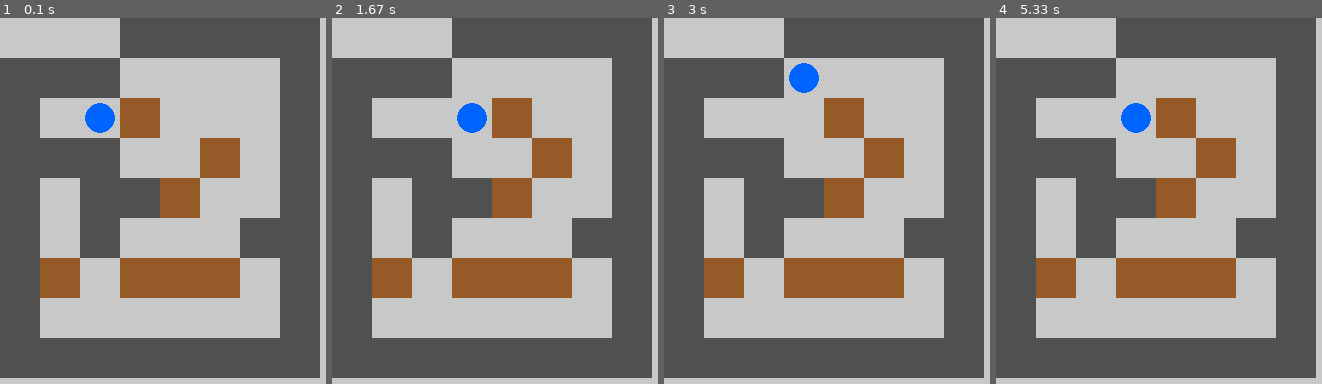
Above: before the commit, frames 1-4 (left to right).
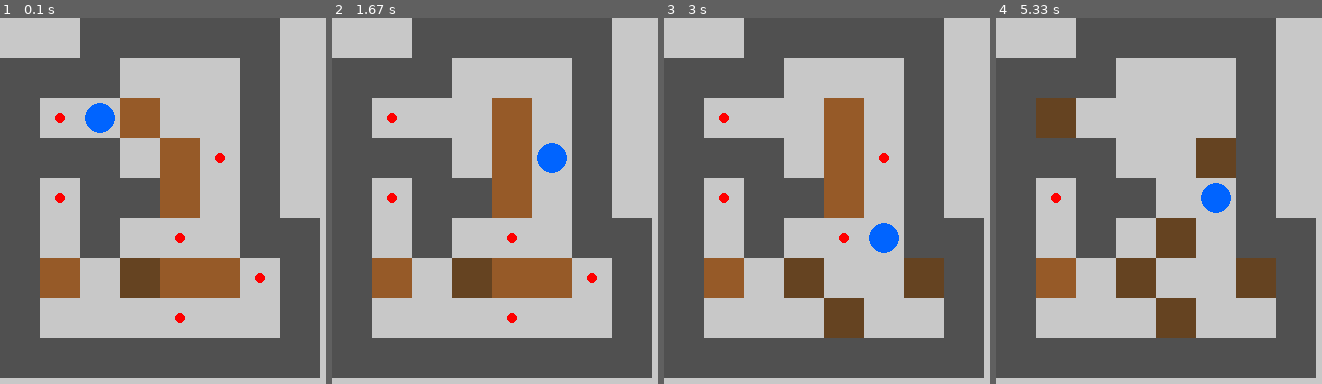
Above: after the commit, the same moments.

Repository: anle2072006/pygame
Game: pygame game, started from source/task1_single_agent/gui_single.py
Same seed, same stepped clock (60 frames per second), same inputs: the game is played once before the commit and once after it.
Inputs:
- Up to frame 1 (0.1 s): no input
- Up to frame 2 (1.67 s): tap Space at 0.33 s; hold Space 0.67-1.13 s; hold Right 0.67-1.13 s
- Up to frame 3 (3 s): hold Up 1.67-2.13 s; hold Left from 2.67 s (still down)
- Up to frame 4 (5.33 s): release Left at 3.2 s; hold Down 3.23-3.7 s

The runs differ from the first frame. In frame 1, 18% of the frame differs, in the area x 16-99%, y 0-84%; in frame 2, 18%; in frame 3, 24%; in frame 4, 28%, in the area x 12-99%, y 0-88%.

Commit message:
thuat toan a* va ucs

Diff:
--- /dev/null
+++ b/source/task1_single_agent/algorithms.py
@@ -0,0 +1,99 @@
+import heapq
+from board import find_next_state, goal, find_goal
+
+def uniform_cost_search(grid, initial_state, goal_posit):
+    # Hàng đợi ưu tiên (Priority Queue) lưu trữ: (chi_phí, ID, trạng_thái, đường_đi)
+    # Dùng thêm một biến counter (ID) để tránh lỗi so sánh tuple khi chi phí bằng nhau
+    counter = 0
+    frontier = []
+    heapq.heappush(frontier, (0, counter, initial_state, []))
+
+    # Tập hợp các trạng thái đã duyệt để tránh lặp (Visited set)
+    # Trạng thái được biểu diễn bằng (agent_posit, box_posit)
+    explored = set()
+
+    directions = ['North', 'South', 'East', 'West']
+
+    while frontier:
+        cost, _, current_state, path = heapq.heappop(frontier)
+
+        agent_posit, box_posit = current_state
+
+        # Kiểm tra nếu đạt trạng thái đích
+        if goal(box_posit, goal_posit):
+            return path, cost
+
+        if current_state in explored:
+            continue
+
+        explored.add(current_state)
+
+        # Duyệt qua các hướng di chuyển có thể
+        for action in directions:
+            # Gọi hàm để sinh trạng thái tiếp theo
+            next_state = find_next_state(grid, current_state, action)
+
+            if next_state is not None:
+                if next_state not in explored:
+                    counter += 1
+                    # Mỗi bước di chuyển tốn chi phí là 1
+                    new_cost = cost + 1
+                    new_path = path + [action]
+                    heapq.heappush(frontier, (new_cost, counter, next_state, new_path))
+
+    return None, 0 # Trả về None nếu không tìm thấy đường đi
+
+# Heuristic
+def chebyshev_distance(point1, point2):
+    return max(abs(point1[0] - point2[0]), abs(point1[1] - point2[1]))
+
+def heuristic(box_posit, goal_posit):
+    total_distance = 0
+    # Tính tổng khoảng cách từ mỗi thùng đến mục tiêu gần nhất của nó
+    for b in box_posit:
+        # Tìm mục tiêu gần nhất bằng Chebyshev
+        min_dist = min([chebyshev_distance(b, g) for g in goal_posit])
+        total_distance += min_dist
+    return total_distance
+
+# A*
+def a_star_search(grid, initial_state, goal_posit):
+    counter = 0
+    frontier = []
+
+    # Tính h ban đầu
+    start_h = heuristic(initial_state[1], goal_posit)
+
+    # Hàng đợi lưu: (f_cost, ID, g_cost, current_state, path)
+    heapq.heappush(frontier, (start_h, counter, 0, initial_state, []))
+
+    explored = set()
+    directions = ['North', 'South', 'East', 'West']
+
+    while frontier:
+        f_cost, _, g_cost, current_state, path = heapq.heappop(frontier)
+        agent_posit, box_posit = current_state
+
+        if goal(box_posit, goal_posit):
+            return path, g_cost
+
+        if current_state in explored:
+            continue
+
+        explored.add(current_state)
+
+        for action in directions:
+            next_state = find_next_state(grid, current_state, action)
+
+            if next_state is not None and next_state not in explored:
+                counter += 1
+                new_g_cost = g_cost + 1
+                new_path = path + [action]
+
+                # Tính Heuristic cho trạng thái mới
+                h_cost = heuristic(next_state[1], goal_posit)
+                new_f_cost = new_g_cost + h_cost
+
+                heapq.heappush(frontier, (new_f_cost, counter, new_g_cost, next_state, new_path))
+
+    return None, 0
--- a/task1_single_agent/board.py
+++ b/source/task1_single_agent/board.py
@@ -1,6 +1,6 @@
 def read_map(filepath):
     grid =[]
-    with open(filepath, 'r') as f:#with giúp tự động đóng file sau khi đọc xong tránh lãng phí tài nguyên
+    with open(filepath, 'r') as f: #with giúp tự động đóng file sau khi đọc xong tránh lãng phí tài nguyên
         for line in f:
             row = line.rstrip('\r\n') #chỉ bỏ ký tư xuống dòng k bỏ các khoảng trắng tránh bị hư hỏng ma trận
             grid.append(row)
--- /dev/null
+++ b/source/task1_single_agent/example_map.txt
@@ -0,0 +1,9 @@
+  %%%%%
+%%%   %
+%DAB  %
+%%% BD%
+%D%%B %
+% % D %%
+%B CBBD%
+%   D  %
+%%%%%%%%
--- /dev/null
+++ b/source/task1_single_agent/experiments.py
@@ -0,0 +1,102 @@
+import time
+import heapq
+from board import read_map, find_agentandboxes, find_goal, find_next_state
+from algorithms import heuristic
+
+def search_experiment(grid, initial_state, goal_posit, algorithm='A*'):
+    counter = 0
+    frontier = []
+
+    start_h = heuristic(initial_state[1], goal_posit)
+    # Hàng đợi: (f_cost, ID, g_cost, current_state, path)
+    if algorithm == 'A*':
+        heapq.heappush(frontier, (start_h, counter, 0, initial_state, []))
+    else: # UCS
+        heapq.heappush(frontier, (0, counter, 0, initial_state, []))
+
+    explored = set()
+    directions = ['North', 'South', 'East', 'West']
+
+    # Biến kiểm tra tính chất Heuristic (Yêu cầu 4)
+    is_consistent = True
+
+    start_time = time.time()
+
+    while frontier:
+        f_cost, _, g_cost, current_state, path = heapq.heappop(frontier)
+        agent_posit, box_posit = current_state
+
+        if box_posit == goal_posit:
+            end_time = time.time()
+            execution_time = (end_time - start_time) * 1000 # Đổi ra ms
+            space_complexity = len(explored) # Số node đã lưu trong bộ nhớ
+            return path, execution_time, space_complexity, is_consistent
+
+        if current_state in explored:
+            continue
+
+        explored.add(current_state)
+        current_h = heuristic(box_posit, goal_posit)
+
+        for action in directions:
+            next_state = find_next_state(grid, current_state, action)
+
+            if next_state is not None and next_state not in explored:
+                counter += 1
+                new_g_cost = g_cost + 1
+                new_path = path + [action]
+
+                next_h = heuristic(next_state[1], goal_posit)
+
+                # Kiểm tra tính nhất quán (Consistency): h(n) <= c(n, a, n') + h(n')
+                # Trong bài toán này c(n, a, n') = 1
+                if current_h > 1 + next_h:
+                    is_consistent = False
+
+                if algorithm == 'A*':
+                    new_f_cost = new_g_cost + next_h
+                else:
+                    new_f_cost = new_g_cost
+
+                heapq.heappush(frontier, (new_f_cost, counter, new_g_cost, next_state, new_path))
+
+    return None, 0, len(explored), is_consistent
+
+if __name__ == "__main__":
+    grid = read_map("example_map.txt")
+    initial_state = (find_agentandboxes(grid)[0], find_agentandboxes(grid)[1])
+    goal_posit = find_goal(grid)
+
+    print("="*40)
+    print("THỰC NGHIỆM YÊU CẦU 3 & 4 (SOKOBAN)")
+    print("="*40)
+
+    # 1. Chạy Uniform Cost Search (UCS)
+    print("Đang chạy thuật toán UCS...")
+    ucs_path, ucs_time, ucs_space, _ = search_experiment(grid, initial_state, goal_posit, algorithm='UCS')
+
+    # 2. Chạy A* Search
+    print("Đang chạy thuật toán A*...")
+    astar_path, astar_time, astar_space, astar_consistent = search_experiment(grid, initial_state, goal_posit, algorithm='A*')
+
+    # --- BÁO CÁO YÊU CẦU 3: SO SÁNH ĐỘ PHỨC TẠP ---
+    print("\n[YÊU CẦU 3] - BẢNG SO SÁNH ĐỘ PHỨC TẠP")
+    print(f"{'Thuật toán':<15} | {'Thời gian (ms)':<15} | {'Không gian (Nodes)':<15}")
+    print("-" * 55)
+    print(f"{'UCS':<15} | {ucs_time:<15.2f} | {ucs_space:<15}")
+    print(f"{'A* Search':<15} | {astar_time:<15.2f} | {astar_space:<15}")
+
+    # --- BÁO CÁO YÊU CẦU 4: KIỂM TRA HEURISTIC ---
+    print("\n[YÊU CẦU 4] - ĐÁNH GIÁ TÍNH CHẤT HEURISTIC (Chebyshev)")
+
+    # Admissibility Check
+    start_heuristic_val = heuristic(initial_state[1], goal_posit)
+    actual_optimal_cost = len(astar_path)
+    is_admissible = start_heuristic_val <= actual_optimal_cost
+
+    print(f"- Heuristic tại điểm xuất phát h(start): {start_heuristic_val}")
+    print(f"- Chi phí thực tế tối ưu h*(start): {actual_optimal_cost}")
+    print(f"-> Tính chấp nhận được (Admissibility) [h(n) <= h*(n)]: {'THỎA MÃN' if is_admissible else 'KHÔNG THỎA MÃN'}")
+
+    # Consistency Check
+    print(f"-> Tính nhất quán (Consistency) [h(n) <= c + h(n')]: {'THỎA MÃN' if astar_consistent else 'KHÔNG THỎA MÃN'}")
--- /dev/null
+++ b/source/task1_single_agent/gui_single.py
@@ -0,0 +1,110 @@
+import pygame
+from board import read_map, wall, find_agentandboxes, find_next_state, find_goal
+from algorithms import a_star_search, uniform_cost_search
+
+pygame.init()
+
+WIDTH = 500
+HEIGHT = 500
+TILE_SIZE = 40
+
+screen = pygame.display.set_mode((WIDTH, HEIGHT))
+pygame.display.set_caption("Sokoban Game")
+
+# Khởi tạo dữ liệu bản đồ
+grid = read_map("example_map.txt")
+agent_posit, box_posit = find_agentandboxes(grid)
+goal_posit = find_goal(grid)
+
+running  = True
+clock = pygame.time.Clock()
+
+# Các biến phục vụ cho AI tự động di chuyển
+solution_path = []
+step_index = 0
+ai_running = False
+last_move_time = 0
+move_delay = 200
+
+while running:
+    current_time = pygame.time.get_ticks()
+
+    for event in pygame.event.get():
+        if event.type == pygame.QUIT:
+            running = False
+
+        if event.type == pygame.KEYDOWN:#di chuyen
+            if event.key == pygame.K_SPACE and not ai_running:
+                print("Đang tìm đường bằng A*...")
+                solution_path, cost = uniform_cost_search(grid, (agent_posit, box_posit), goal_posit)
+
+                if solution_path:
+                    print(f"Đã tìm thấy đường đi! Tổng chi phí: {cost} bước.")
+                    ai_running = True
+                    step_index = 0
+                    last_move_time = current_time
+                else:
+                    print("Không tìm thấy đường đi.")
+
+            # Logic di chuyển
+            direction = None
+            if event.key == pygame.K_UP:
+                direction = 'North'
+            elif event.key == pygame.K_DOWN:
+                direction = 'South'
+            elif event.key == pygame.K_LEFT:
+                direction = 'West'
+            elif event.key == pygame.K_RIGHT:
+                direction = 'East'
+
+            if direction is not None and not ai_running:
+                result = find_next_state(grid, (agent_posit, box_posit), direction)
+                if result is not None:
+                    agent_posit, box_posit = result
+
+    # Xử lý cho AI tự động đi từng bước theo danh sách hành động tìm được
+    if ai_running and step_index < len(solution_path):
+        if current_time - last_move_time > move_delay:
+            action = solution_path[step_index]
+            result = find_next_state(grid, (agent_posit, box_posit), action)
+            if result is not None:
+                agent_posit, box_posit = result
+            step_index += 1
+            last_move_time = current_time
+    elif ai_running and step_index >= len(solution_path):
+        # Dừng AI khi đã đi hết đường
+        ai_running = False
+
+    # Vẽ nền
+    screen.fill((200, 200, 200))
+
+    for y in range(len(grid)):# vẽ tường
+        for x in range(len(grid[y])):
+            if wall(grid, x, y):
+                pygame.draw.rect(screen,(80, 80, 80), (x * TILE_SIZE, y * TILE_SIZE, TILE_SIZE, TILE_SIZE))
+
+    # Vẽ điểm mục tiêu
+    for (gx, gy) in goal_posit:
+        pygame.draw.circle(screen, (255, 0, 0), (gx * TILE_SIZE + TILE_SIZE // 2, gy * TILE_SIZE + TILE_SIZE // 2), 5)
+
+    # Vẽ thùng
+    for (bx, by) in box_posit:
+        if (bx, by) in goal_posit:
+            # Thùng nằm trên mục tiêu sẽ có màu nâu sậm
+            pygame.draw.rect(screen, (101, 67, 33), (bx * TILE_SIZE, by * TILE_SIZE, TILE_SIZE, TILE_SIZE))
+        else:
+            # Thùng bình thường
+            pygame.draw.rect(screen, (150, 90, 40), (bx * TILE_SIZE, by * TILE_SIZE, TILE_SIZE, TILE_SIZE))
+
+    # Vẽ nhân vật
+    if agent_posit is not None:
+        center_x = agent_posit[0] * TILE_SIZE + TILE_SIZE // 2
+        center_y = agent_posit[1] * TILE_SIZE + TILE_SIZE // 2
+        radius = TILE_SIZE // 2 - 5
+
+        pygame.draw.circle(screen, (0, 100, 255), (center_x, center_y), radius)
+
+    pygame.display.flip()
+    clock.tick(60) #giới hạn fps
+
+pygame.quit()
--- a/task1_single_agent/example_map.txt
+++ /dev/null
@@ -1,9 +0,0 @@
-   %%%%%
-%%%    %
-%DAB   %
-%%%  BD%
-%D%%B  %
-% % D %%
-%B CBBD%
-%   D  %
-%%%%%%%%
--- a/task1_single_agent/gui_single.py
+++ /dev/null
@@ -1,62 +0,0 @@
-import pygame
-from board import read_map, wall, find_agentandboxes, find_next_state
-
-pygame.init()
-
-WIDTH = 500
-HEIGHT = 500
-
-TILE_SIZE = 40
-
-screen = pygame.display.set_mode((WIDTH, HEIGHT))
-pygame.display.set_caption("Sokoban Game")
-
-grid = read_map("example_map.txt")
-
-agent_posit, box_posit = find_agentandboxes(grid)
-
-running  = True
-clock = pygame.time.Clock()
-
-while running:
-    for event in pygame.event.get():
-        if event.type == pygame.QUIT:
-            running = False
-
-        if event.type == pygame.KEYDOWN:#di chuyen
-            direction = None
-            if event.key == pygame.K_UP:
-                direction = 'North'
-            elif event.key == pygame.K_DOWN:
-                direction = 'South'
-            elif event.key == pygame.K_LEFT:
-                direction = 'West'
-            elif event.key == pygame.K_RIGHT:
-                direction = 'East'
-
-            if direction is not None:
-                result = find_next_state(grid, (agent_posit, box_posit), direction)
-                if result is not None:
-                    agent_posit, box_posit = result
-
-    screen.fill((200, 200, 200))
-
-    for y in range(len(grid)):# vẽ tường
-        for x in range(len(grid[y])):
-            if wall(grid, x, y):
-                pygame.draw.rect(screen,(80, 80, 80), (x * TILE_SIZE, y * TILE_SIZE, TILE_SIZE, TILE_SIZE))
-
-    for (bx, by) in box_posit:
-        pygame.draw.rect(screen, (150, 90, 40), (bx * TILE_SIZE, by * TILE_SIZE, TILE_SIZE, TILE_SIZE))
-
-    if agent_posit is not None:
-        center_x = agent_posit[0] * TILE_SIZE + TILE_SIZE // 2
-        center_y = agent_posit[1] * TILE_SIZE + TILE_SIZE // 2
-        radius = TILE_SIZE // 2 - 5
-
-        pygame.draw.circle(screen, (0, 100, 255), (center_x, center_y), radius)
-
-    pygame.display.flip()
-    clock.tick(60) #giới hạn fps
-
-pygame.quit()
